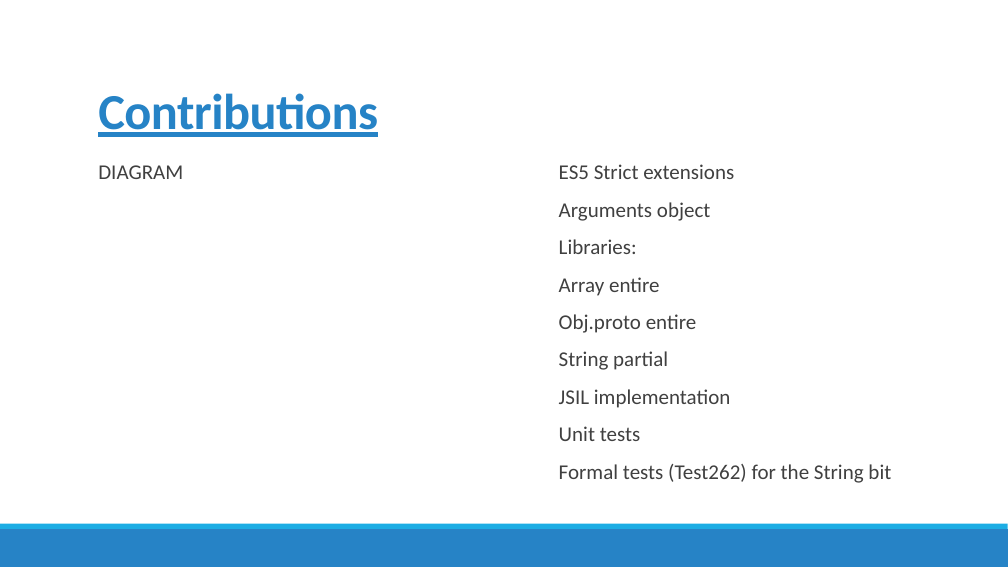
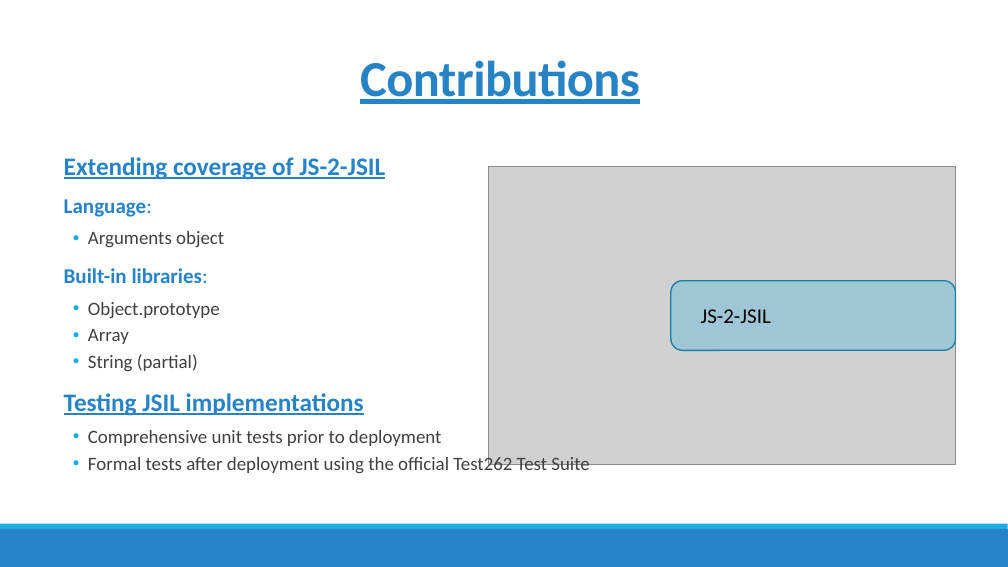
Before and after one commit to amqzhu/JSIL_report, a slide deck: slide 3 of presentation.pptx. Drawn at 1008x567 pixels with LibreOffice and Linux fonts; fonts in the diff are those of the drawing; grey boxes stand for pictures. Boxes give left, top, right and bottom in pixels: in the first picture for what was removed or moved away, otherwise in the second. Text is boxed around its words. In the diff, an @@ line names an element or a change of style, - is before the commit and + after.

```diff
--- a/presentation.pptx
+++ b/presentation.pptx
@@ title "Contributions" moved from (x1=98, y1=93, x2=378, y2=137) to (x1=360, y1=60, x2=640, y2=104) @@
@@ title "Contributions" at (x1=360, y1=60, x2=640, y2=104): alignment left to centre @@
@@ text "Extending coverage of JS-2-JSIL" moved from (x1=559, y1=164, x2=891, y2=483) to (x1=64, y1=157, x2=589, y2=475) @@
@@ text at (x1=64, y1=157, x2=385, y2=217): text changed; size 20 to 24 pt; text colour #404040 to #2683C6; bold on @@
-  ES5 Strict extensions
+  Extending coverage of JS-2-JSIL
+  Language:
@@ text removed at (x1=98, y1=165, x2=183, y2=179) @@
-  DIAGRAM
@@ picture added at (x1=488, y1=167, x2=956, y2=465) @@
@@ text at (x1=88, y1=231, x2=224, y2=248): size 20 to 18 pt in "Arguments object"; bullet   to •; list level 1 to 2 in "Arguments object" @@
@@ text at (x1=64, y1=268, x2=589, y2=475): text changed; size 20 to 18 pt @@
-  Libraries:
-  Array entire
-  Obj.proto entire
-  String partial
-  JSIL implementation
-  Unit tests
-  Formal tests (Test262) for the String bit
+  Built-in libraries:
+  • Object.prototype
+  • Array
+  • String (partial)
+  Testing JSIL implementations
+  • Comprehensive unit tests prior to deployment
+  • Formal tests after deployment using the official Test262 Test Suite
@@ rounded rectangle added at (x1=671, y1=281, x2=956, y2=350), fill #1CADE4 at 27% opacity, outline #1580A9 1.25 pt, 20 pt, text #000000 @@
+JS-2-JSIL
```
Also in this commit, not shown: 7 other slides changed, 1 slide added, 1 slide removed, 1 other file.
